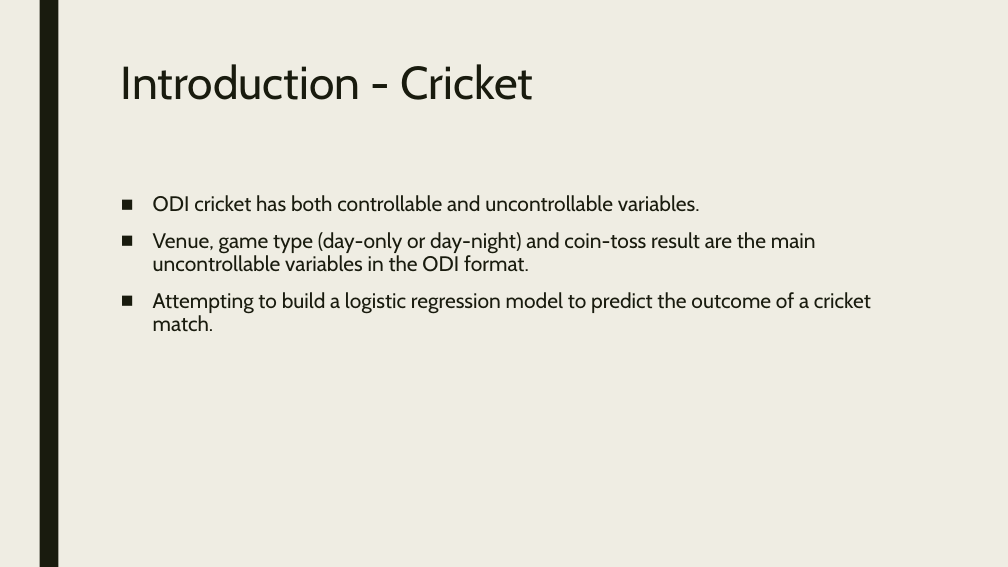
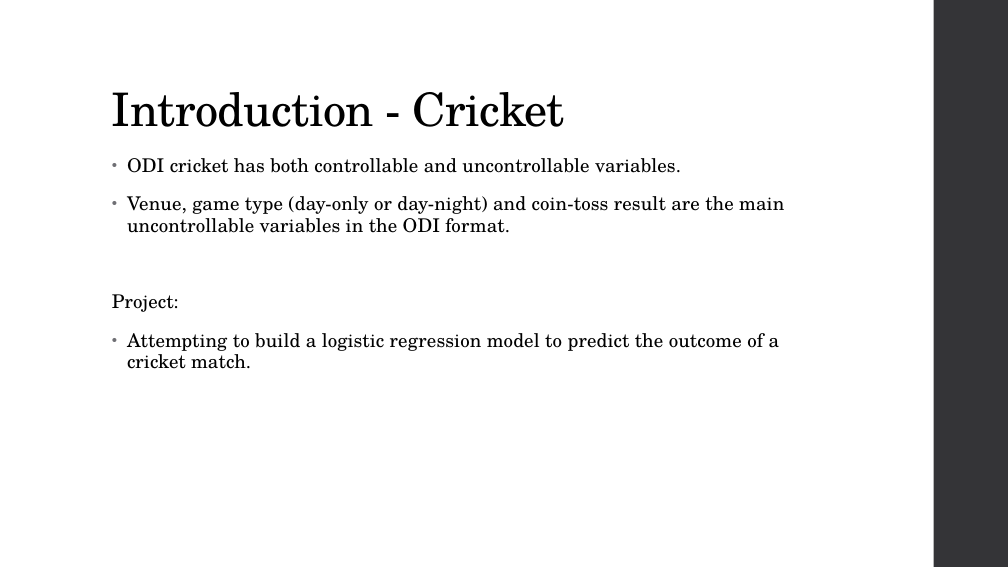
Before and after one commit to npsquared/3251_Presentation, a slide deck: slide 4 of 3251 - Cricket Prediction - Nitin Prakash.pptx. Drawn at 1008x567 pixels with LibreOffice and Linux fonts; fonts in the diff are those of the drawing. Boxes give left, top, right and bottom in pixels: in the first picture for what was removed or moved away, otherwise in the second. Text is boxed around its words. In the diff, an @@ line names an element or a change of style, - is before the commit and + after.

```diff
--- a/3251 - Cricket Prediction - Nitin Prakash.pptx
+++ b/3251 - Cricket Prediction - Nitin Prakash.pptx
@@ background #EFEDE3 to #FFFFFF @@
@@ rectangle removed at [39,0,58,567] @@
@@ rectangle added at [934,0,1008,567], fill #353537 @@
@@ title "Introduction - Cricket": place and size @@
-title "Introduction - Cricket" at [121,64,534,100]
+title "Introduction - Cricket" at [112,92,564,127]
@@ title "Introduction - Cricket" at [112,92,564,127]: font Cabin to TeX Gyre Schola, text colour #191B0E to #000000, letter spacing 0 to -0.5 pt; line spacing 0.89 to 0.9; vertical alignment top to bottom @@
@@ text "ODI cricket has both controllable ...": place and size @@
-text "ODI cricket has both controllable ..." at [153,195,871,332]
+text "ODI cricket has both controllable ..." at [112,158,784,369]
@@ text at [127,158,784,369]: size 20 to 18 pt, font Cabin to TeX Gyre Schola, text colour #191B0E to #000000, letter spacing 0 to 0.1 pt; bullet ■ to •; line spacing 0.94 to 0.95; more space between paragraphs @@
@@ text at [112,294,179,312]: paragraph added @@
+Project:
```
Also in this commit, not shown: 18 other slides changed.
